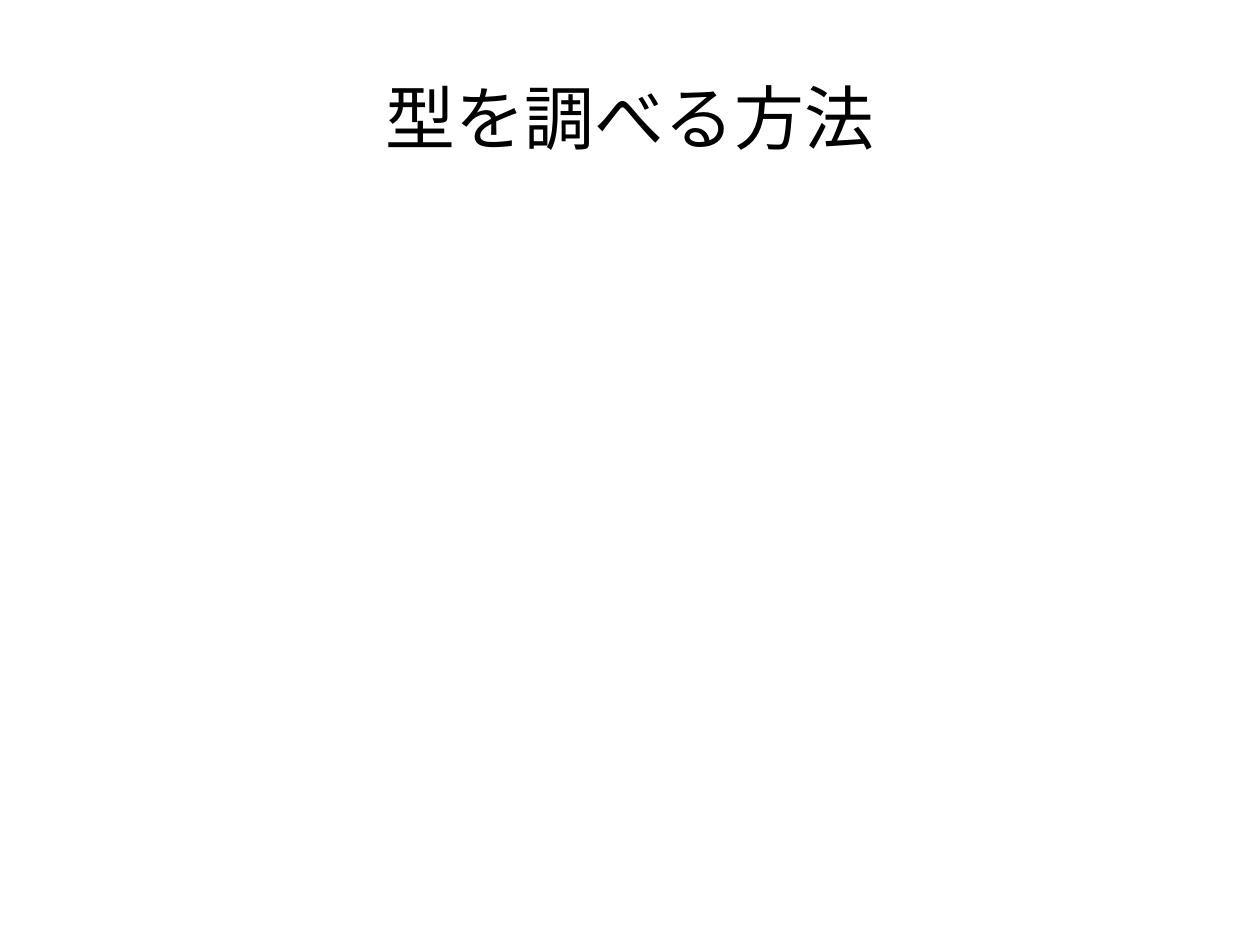
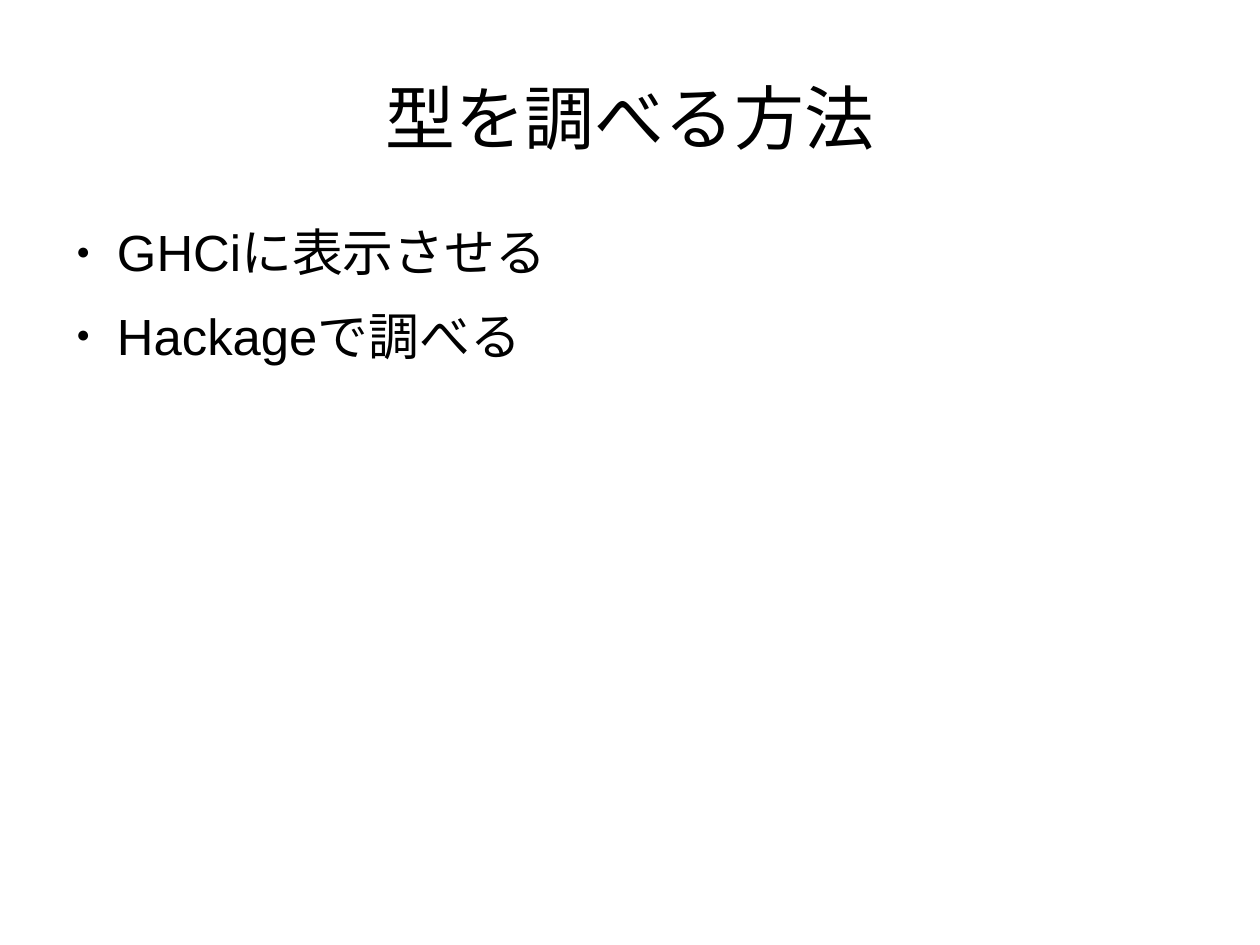
Before and after one commit to nushio3/practice, a slide deck: slide 9 of haskell-teaching/Tsukuba-2016.odp. Drawn at 1260x945 pixels with LibreOffice and Linux fonts; fonts in the diff are those of the drawing. Boxes give left, top, right and bottom in pixels: in the first picture for what was removed or moved away, otherwise in the second. Text is boxed around its words. In the diff, an @@ line names an element or a change of style, - is before the commit and + after.

```diff
--- a/haskell-teaching/Tsukuba-2016.odp
+++ b/haskell-teaching/Tsukuba-2016.odp
@@ text added at (117,231,546,365), 32 pt, text #000000 @@
+● GHCiに表示させる
+● Hackageで調べる
```
Also in this commit, not shown: 3 other slides changed, 2 slides added, 2 other files.
